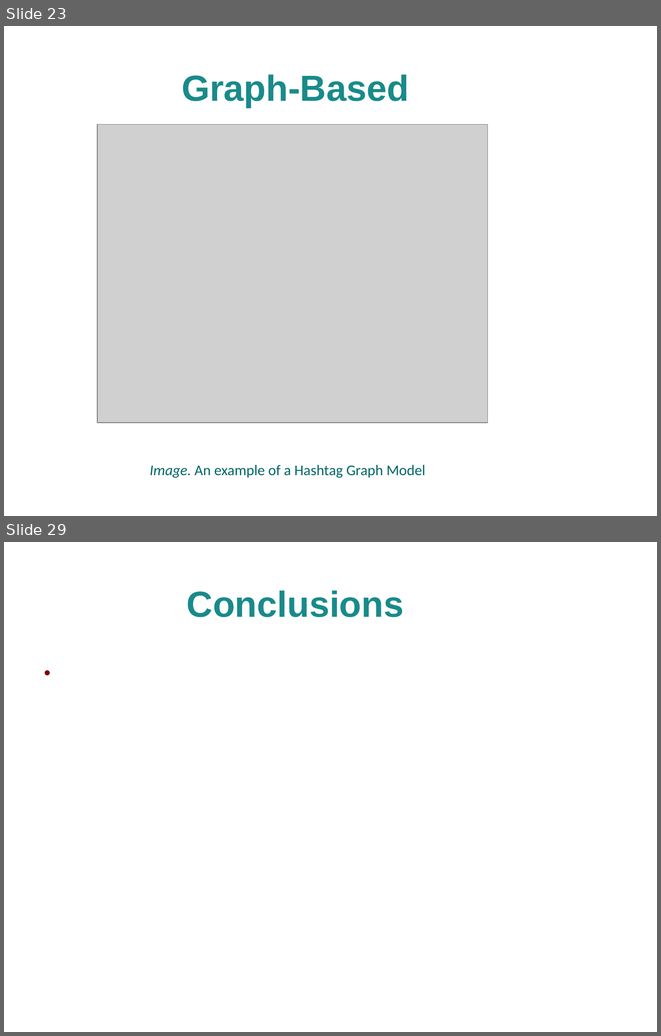
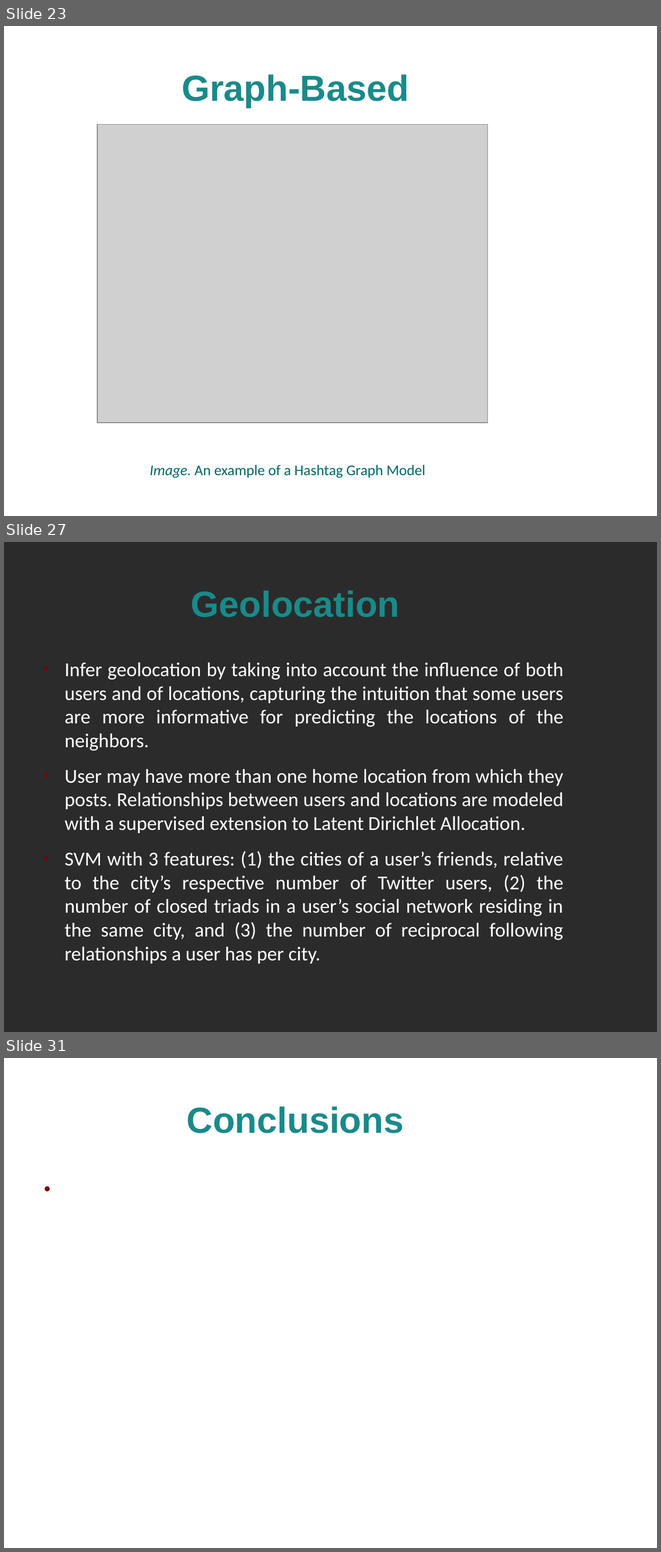
Before and after one commit to alextsil/twitter-topic-detection-and-analysis, a slide deck: parousiasi/presentation.odp. Shown one above the other, each under a label of ours: slides 23 and 29 before the commit, slides 23, 27 and 31 after it; the slides between them are not shown. The pictures are 661x1036 and 661x1552 pixels, drawn with LibreOffice and Linux fonts; fonts in the diff are those of the drawing; grey boxes stand for pictures; background and template pictures are left out; a plain dark background stands for a picture behind light text. Boxes give left, top, right and bottom in pixels: in the first picture for what was removed or moved away, otherwise in the second. Text is boxed around its words. In the diff, an @@ line names an element or a change of style, - is before the commit and + after.

Commit message:
Presentation Geolocation

```diff
--- a/parousiasi/presentation.odp
+++ b/parousiasi/presentation.odp
@@ slide 27 added at [4, 542, 657, 1032], background picture (left out) @@
@@ title added at [191, 590, 399, 617], 44 pt, text #198A8A, bold @@
+Geolocation
@@ text added at [64, 662, 564, 963], 24 pt, text #FFFFFF @@
+● Infer geolocation by taking into account the influence of both users and of locations, capturing the intuition that some users are more informative for predicting the locations of the neighbors.
+● User may have more than one home location from which they posts. Relationships between users and locations are modeled with a supervised extension to Latent Dirichlet Allocation.
+● SVM with 3 features: (1) the cities of a user’s friends, relative to the city’s respective number of Twitter users, (2) the number of closed triads in a user’s social network residing in the same city, and (3) the number of reciprocal following relationships a user has per city.
@@ what was slide 29 is now slide 31 @@
```
Also in this commit, not shown: 6 other slides added, 5 slides removed.
